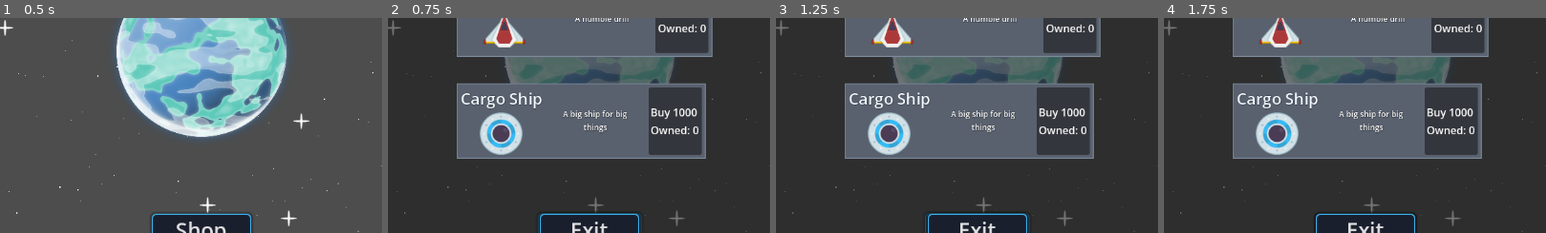
Above: before the commit, frames 1-4 (left to right).
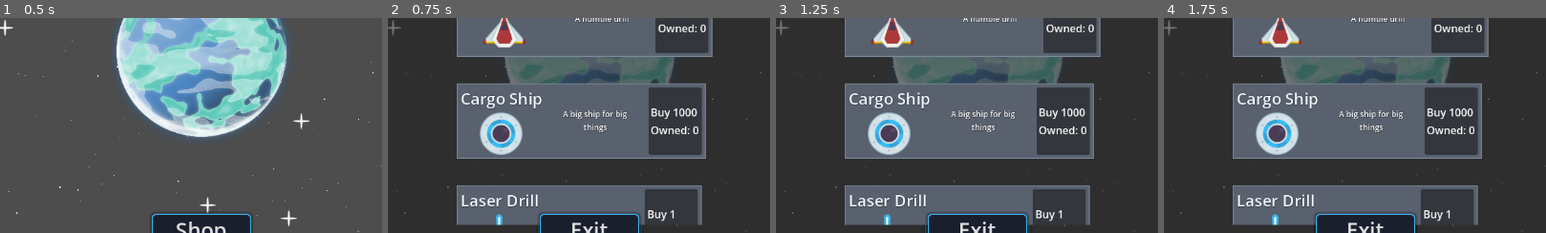
Above: after the commit, the same moments.

Repository: AllanSechrist/Tap
Game: Godot game, scene res://level/sand_box.tscn
Same seed, same stepped clock (60 frames per second), same inputs: the game is played once before the commit and once after it.
Inputs (mouse positions are % of the whole screen's width and height, from its top left):
- Up to frame 1 (0.5 s): no input
- Up to frame 2 (0.75 s): click "Shop" at 0.5 s
- Up to frame 3 (1.25 s): no input
- Up to frame 4 (1.75 s): click (61, 19) at 1.27 s
The pictures show only the part of the screen within x 24-74%, y 42-92%; the shares and areas given below are measured in that part.

Frame 1 is identical in both runs. In frame 2, 8.4% of the frame differs, in the area x 18-83%, y 77-97%; in frame 3, 8.4%; in frame 4, 8.5%.
Error before the commit: Cannot call method 'get_combined_minimum_size' on a null value. (res://items/itemUI/item_card.gd:45)

Commit message:
Add ship manager and ship avatar to game.

Diff:
--- a/Manager/EventBus.gd
+++ b/Manager/EventBus.gd
@@ -12,6 +12,7 @@
 signal update_resource_label(type: ResourceHandler.resource_type, new_value: int)
 signal update_owned_label(item: Item, new_value: int) #pass in item type and amount
 signal update_ore_per_second_label(new_value: int)
+signal update_ship_avatars(ship: Ship, amount: int)
 
 # ------- SHOP -------
 signal toggle_shop_menu()
--- a/Production/production_handler.gd
+++ b/Production/production_handler.gd
@@ -2,6 +2,7 @@
 class_name ProductionHandler
 
 @export var inventory: Dictionary[StringName, int]
+@export var owned_upgrades: Dictionary[StringName, bool]
 @export var tick_rate: float = 1.0
 @export var catalog: ShopCatalog
 
@@ -19,6 +20,9 @@
 
 	for item in catalog.items:
 		item_lookup[item.id] = item
+
+#func apply_upgrades(item: Item, owned_upgrades: Dictionary, alll):
+	#pass
 
 func get_total_production() -> int:
 	var total: int = 0
@@ -52,9 +56,16 @@
 	if item == null or amount <= 0:
 		return
 
-	inventory[item.id] = inventory.get(item.id, 0) + amount
-	Events.update_owned_label.emit(item, inventory[item.id])
-	Events.update_ore_per_second_label.emit(get_total_production())
+	if item is Ship:
+		inventory[item.id] = inventory.get(item.id, 0) + amount
+		Events.update_owned_label.emit(item, inventory[item.id])
+		Events.update_ore_per_second_label.emit(get_total_production())
+		#DEBUG
+		if item.id == "small_ship":
+			Events.update_ship_avatars.emit(item, inventory["small_ship"])
+		#END DEBUG
+	elif item is Upgrade:
+		pass
 
 func _on_remove_item(item: Item, amount: int) -> void:
 	if item == null or amount <= 0:
@@ -62,6 +73,10 @@
 
 	inventory[item.id] = max(0, inventory.get(item.id, 0) - amount)
 
+#DEBUG
 func _unhandled_key_input(event: InputEvent) -> void:
 	if event.is_action_pressed("debug"):
-		Events.perchase_request.emit(item_lookup["small_ship"], 1)
+		print("plus one small drill")
+		inventory["small_ship"] = inventory.get("small_ship", 0) + 1
+		Events.update_ore_per_second_label.emit(get_total_production())
+#END DEBUG
--- /dev/null
+++ b/ShipManager/ship_avatar.gd
@@ -0,0 +1,11 @@
+extends Node2D
+class_name ShipAvatar
+
+@onready var sprite_2d: Sprite2D = $Sprite2D
+var target_position: Vector2
+
+func set_icon(texture: Texture2D) -> void:
+	sprite_2d.texture = texture
+
+func _process(delta: float) -> void:
+	global_position = global_position.lerp(target_position, 6.0 * delta)
--- /dev/null
+++ b/ShipManager/ship_avatar.tscn
@@ -0,0 +1,9 @@
+[gd_scene format=3 uid="uid://cmxxsdylfgdr8"]
+
+[ext_resource type="Script" uid="uid://bb5f10465vs76" path="res://ShipManager/ship_avatar.gd" id="1_f4x7j"]
+
+[node name="ShipAvatar" type="Node2D" unique_id=743189740]
+script = ExtResource("1_f4x7j")
+
+[node name="Sprite2D" type="Sprite2D" parent="." unique_id=389035746]
+scale = Vector2(0.5, 0.5)
--- /dev/null
+++ b/ShipManager/ship_avatar_manager.gd
@@ -0,0 +1,51 @@
+extends Node
+class_name ShipAvatarManager
+
+const SHIP_AVATAR_SCENE := preload("uid://cmxxsdylfgdr8")
+
+@export var planet: Planet
+@export var orbit_radius: float = 150.0
+@export var rotation_speed: float = 0.5
+
+var ships: Array[ShipAvatar]
+var orbit_rotation: float = 0.0
+
+func _ready() -> void:
+	Events.update_ship_avatars.connect(_on_inventory_change)
+
+func _process(delta: float) -> void:
+	orbit_rotation += rotation_speed * delta
+	update_ship_targets()
+
+func add_ship_icon(texture: Texture2D) -> void:
+	var ship = SHIP_AVATAR_SCENE.instantiate() as ShipAvatar
+	add_child(ship)
+	ship.set_icon(texture)
+	ship.global_position = planet.global_position
+	ships.append(ship)
+	update_ship_targets()
+
+func update_ship_targets() -> void:
+	var count := ships.size()
+	if count == 0:
+		return
+
+	for i in range(count):
+		var ship := ships[i]
+		var angle := orbit_rotation + (float(i) / count) * TAU
+		var offset := Vector2.RIGHT.rotated(angle) * orbit_radius
+		ship.target_position = planet.global_position + offset
+
+func _on_inventory_change(ship: Ship, new_amount: int) -> void:
+	var current_amount := ships.size()
+
+	# Add ships
+	if new_amount > current_amount:
+		for i in range(new_amount - current_amount):
+			add_ship_icon(ship.icon)
+
+	# Remove ships
+	elif new_amount < current_amount:
+		for i in range(current_amount - new_amount):
+			var old_ship = ships.pop_back()
+			old_ship.queue_free()
--- /dev/null
+++ b/ShipManager/ship_avatar_manager.tscn
@@ -0,0 +1,6 @@
+[gd_scene format=3 uid="uid://dw00pr3mol1y1"]
+
+[ext_resource type="Script" uid="uid://dguvcvm4egykt" path="res://ShipManager/ship_avatar_manager.gd" id="1_ukwff"]
+
+[node name="ShipAvatarManager" type="Node" unique_id=1873764770]
+script = ExtResource("1_ukwff")
--- a/Shop/Shops/earth/earth.tres
+++ b/Shop/Shops/earth/earth.tres
@@ -1,12 +1,13 @@
 [gd_resource type="Resource" script_class="ShopCatalog" format=3 uid="uid://eowgs1mnq58m"]
 
-[ext_resource type="Script" uid="uid://b4bvyu5ubixtr" path="res://items/item.gd" id="1_wsnj5"]
+[ext_resource type="Script" uid="uid://b4bvyu5ubixtr" path="res://items/item.gd" id="1_mc5gb"]
 [ext_resource type="Resource" uid="uid://cexy6uxhl7xwe" path="res://items/ships/small_ship.tres" id="2_8qhvq"]
 [ext_resource type="Script" uid="uid://c6cixgpy4ljr5" path="res://Shop/shop_catalog.gd" id="2_147yu"]
 [ext_resource type="Resource" uid="uid://dkodq0cl7fwup" path="res://items/ships/mining_drill.tres" id="3_mc5gb"]
 [ext_resource type="Resource" uid="uid://c0kfo8r7tif3w" path="res://items/ships/cargo_ship.tres" id="4_a3h26"]
+[ext_resource type="Resource" uid="uid://w01716uqoh0c" path="res://items/upgrades/laser_drill.tres" id="5_a3h26"]
 
 [resource]
 script = ExtResource("2_147yu")
-items = Array[ExtResource("1_wsnj5")]([ExtResource("2_8qhvq"), ExtResource("3_mc5gb"), ExtResource("4_a3h26")])
+items = Array[ExtResource("1_mc5gb")]([ExtResource("2_8qhvq"), ExtResource("3_mc5gb"), ExtResource("4_a3h26"), ExtResource("5_a3h26")])
 metadata/_custom_type_script = "uid://c6cixgpy4ljr5"
--- a/Shop/shop_handler.gd
+++ b/Shop/shop_handler.gd
@@ -8,6 +8,15 @@
 func _ready() -> void:
 	Events.perchase_request.connect(_on_perchase_request)
 	Events.send_player_resources.connect(_on_player_resources)
+
+func can_buy(item: Item, resources: Dictionary, owned_upgrades: Dictionary) -> bool:
+	if not can_afford(item, resources):
+		return false
+
+	if item is Upgrade:
+		if owned_upgrades.get(item.id, false):
+			return false
+	return true
 
 func can_afford(item: Item, resources: Dictionary) -> bool:
 	for type in item.costs.keys():
@@ -32,7 +41,7 @@
 	pending_item = null
 	pending_amount = 0
 
-	if can_afford(item, resources):
+	if can_buy(item, resources, {}):
 		for type in item.costs.keys():
 			var cost := int(item.costs[type])
 			Events.subtract_resource.emit(type, cost)
--- a/items/item.gd
+++ b/items/item.gd
@@ -11,8 +11,3 @@
 
 @export_category("Economy")
 @export var costs: Dictionary[ResourceHandler.resource_type, int] = {}
-@export var production: Dictionary[ResourceHandler.resource_type, int] = {}
-
-@export_category("Upgrade Flags")
-@export var upgrade := false
-@export var effect_value := 0
--- a/items/itemUI/item_card.gd
+++ b/items/itemUI/item_card.gd
@@ -7,7 +7,7 @@
 @onready var description_label: Label = %DescriptionLabel
 @onready var buy_label: Label = %BuyLabel
 @onready var owned_label: Label = %OwnedLabel
-@onready var button_labels: VBoxContainer = %ButtonLabels
+@onready var button_labels_container: VBoxContainer = %ButtonLabelsContainer
 
 var item: Item
 var amount := 1
@@ -29,9 +29,6 @@
 	update_text(text, "Buy")
 	update_text("Owned: 0", "Owned")
 
-	if item.upgrade:
-		owned_label.visible = false
-
 func update_text(text: String, label_type: String) -> void:
 	if label_type == "Buy":
 		buy_label.text = text
@@ -42,7 +39,7 @@
 		return
 
 	await get_tree().process_frame
-	button_labels.custom_minimum_size = button_labels.get_combined_minimum_size()
+	button_labels_container.custom_minimum_size = button_labels_container.get_combined_minimum_size()
 
 func _on_update_owned_label(update_item: Item, value: int) -> void:
 	if update_item != item:
--- a/items/ships/cargo_ship.tres
+++ b/items/ships/cargo_ship.tres
@@ -1,10 +1,13 @@
-[gd_resource type="Resource" script_class="Item" format=3 uid="uid://c0kfo8r7tif3w"]
+[gd_resource type="Resource" script_class="Ship" format=3 uid="uid://c0kfo8r7tif3w"]
 
 [ext_resource type="Texture2D" uid="uid://b2fmsjlqvge3d" path="res://assets/art/ships/ufoBlue.png" id="1_omoqp"]
-[ext_resource type="Script" uid="uid://b4bvyu5ubixtr" path="res://items/item.gd" id="1_qkm3p"]
+[ext_resource type="Script" uid="uid://ckqisofwv3p3x" path="res://items/ships/ship.gd" id="2_62u3c"]
 
 [resource]
-script = ExtResource("1_qkm3p")
+script = ExtResource("2_62u3c")
+production = Dictionary[int, int]({
+0: 25
+})
 id = &"cargo_ship"
 display_name = "Cargo Ship"
 description = "A big ship for big things"
@@ -12,7 +15,4 @@
 costs = Dictionary[int, int]({
 0: 1000
 })
-production = Dictionary[int, int]({
-0: 25
-})
 metadata/_custom_type_script = "uid://b4bvyu5ubixtr"
--- a/items/ships/mining_drill.tres
+++ b/items/ships/mining_drill.tres
@@ -1,10 +1,13 @@
-[gd_resource type="Resource" script_class="Item" format=3 uid="uid://dkodq0cl7fwup"]
+[gd_resource type="Resource" script_class="Ship" format=3 uid="uid://dkodq0cl7fwup"]
 
-[ext_resource type="Script" uid="uid://b4bvyu5ubixtr" path="res://items/item.gd" id="1_gu338"]
 [ext_resource type="Texture2D" uid="uid://bpsobtvdi30mf" path="res://assets/art/ships/playerShip3_red.png" id="1_ka4sa"]
+[ext_resource type="Script" uid="uid://ckqisofwv3p3x" path="res://items/ships/ship.gd" id="2_0x7li"]
 
 [resource]
-script = ExtResource("1_gu338")
+script = ExtResource("2_0x7li")
+production = Dictionary[int, int]({
+0: 10
+})
 id = &"mining_drill"
 display_name = "Mining Drill"
 description = "A humble drill"
@@ -12,7 +15,4 @@
 costs = Dictionary[int, int]({
 0: 100
 })
-production = Dictionary[int, int]({
-0: 10
-})
 metadata/_custom_type_script = "uid://b4bvyu5ubixtr"
--- /dev/null
+++ b/items/ships/ship.gd
@@ -0,0 +1,5 @@
+extends Item
+class_name Ship
+
+@export_category("Production")
+@export var production: Dictionary[ResourceHandler.resource_type, int] = {}
--- a/items/ships/small_ship.tres
+++ b/items/ships/small_ship.tres
@@ -1,10 +1,13 @@
-[gd_resource type="Resource" script_class="Item" format=3 uid="uid://cexy6uxhl7xwe"]
+[gd_resource type="Resource" script_class="Ship" format=3 uid="uid://cexy6uxhl7xwe"]
 
-[ext_resource type="Script" uid="uid://b4bvyu5ubixtr" path="res://items/item.gd" id="1_v0doh"]
 [ext_resource type="Texture2D" uid="uid://byvoirbwexebk" path="res://assets/art/ships/enemyRed1.png" id="1_yfa1p"]
+[ext_resource type="Script" uid="uid://ckqisofwv3p3x" path="res://items/ships/ship.gd" id="2_f4fsc"]
 
 [resource]
-script = ExtResource("1_v0doh")
+script = ExtResource("2_f4fsc")
+production = Dictionary[int, int]({
+0: 1
+})
 id = &"small_ship"
 display_name = "Small Ship"
 description = "A Small Ship"
@@ -12,7 +15,4 @@
 costs = Dictionary[int, int]({
 0: 25
 })
-production = Dictionary[int, int]({
-0: 1
-})
 metadata/_custom_type_script = "uid://b4bvyu5ubixtr"
--- /dev/null
+++ b/items/upgrades/laser_drill.tres
@@ -0,0 +1,14 @@
+[gd_resource type="Resource" script_class="Upgrade" format=3 uid="uid://w01716uqoh0c"]
+
+[ext_resource type="Texture2D" uid="uid://d4eg3rjlc85sd" path="res://assets/art/lasers/laserBlue01.png" id="1_p4h3c"]
+[ext_resource type="Script" uid="uid://d1xmu4dgi64wo" path="res://items/upgrades/upgrade.gd" id="2_p4h3c"]
+
+[resource]
+script = ExtResource("2_p4h3c")
+id = &"laser_drill"
+display_name = "Laser Drill"
+description = "Do not aim at face."
+icon = ExtResource("1_p4h3c")
+costs = Dictionary[int, int]({
+0: 1
+})
--- a/items/upgrades/small_ship_upgrade_tier_one.tres
+++ /dev/null
@@ -1,17 +0,0 @@
-[gd_resource type="Resource" script_class="Item" format=3 uid="uid://kjq4g0k4h483"]
-
-[ext_resource type="Texture2D" uid="uid://d4eg3rjlc85sd" path="res://assets/art/lasers/laserBlue01.png" id="1_ey8xo"]
-[ext_resource type="Script" uid="uid://b4bvyu5ubixtr" path="res://items/item.gd" id="1_ppjkh"]
-
-[resource]
-script = ExtResource("1_ppjkh")
-id = &"second_drill"
-display_name = "Second Drill"
-description = "A shiny new drill for your ship"
-icon = ExtResource("1_ey8xo")
-costs = Dictionary[int, int]({
-0: 5000
-})
-upgrade = true
-effect_value = 2
-metadata/_custom_type_script = "uid://b4bvyu5ubixtr"
--- /dev/null
+++ b/items/upgrades/upgrade.gd
@@ -0,0 +1,12 @@
+extends Item
+class_name Upgrade
+
+enum EffectType {
+	MULTIPLY,
+	ADD
+}
+
+@export_category("Upgrade Stats")
+@export var target_item_id: StringName
+@export var effect_type: EffectType = EffectType.MULTIPLY
+@export var effect_value: int = 2
--- a/level/sand_box.tscn
+++ b/level/sand_box.tscn
@@ -5,6 +5,7 @@
 [ext_resource type="PackedScene" uid="uid://kgtw23mrxq15" path="res://player stats/player_state.tscn" id="3_imhmf"]
 [ext_resource type="PackedScene" uid="uid://dcjstyi5a1n72" path="res://UI/HUD/HUD.tscn" id="4_imhmf"]
 [ext_resource type="Script" uid="uid://coila3ty1drhn" path="res://UI/ui_manager.gd" id="5_1t3ia"]
+[ext_resource type="PackedScene" uid="uid://dw00pr3mol1y1" path="res://ShipManager/ship_avatar_manager.tscn" id="5_fk025"]
 [ext_resource type="PackedScene" uid="uid://cyldiactu1wrm" path="res://Shop/shop_handler.tscn" id="5_g1ufw"]
 [ext_resource type="PackedScene" uid="uid://ccpetnnq4yrb1" path="res://Shop/ShopUI/shop_ui.tscn" id="7_5nar6"]
 
@@ -19,6 +20,9 @@
 
 [node name="ShopHandler" parent="." unique_id=1164106857 instance=ExtResource("5_g1ufw")]
 
+[node name="ShipAvatarManager" parent="." unique_id=1873764770 node_paths=PackedStringArray("planet") instance=ExtResource("5_fk025")]
+planet = NodePath("../Planet")
+
 [node name="CanvasLayer" type="CanvasLayer" parent="." unique_id=289300718]
 script = ExtResource("5_1t3ia")
 
@@ -27,3 +31,5 @@
 [node name="ShopUI" parent="CanvasLayer" unique_id=1187385405 instance=ExtResource("7_5nar6")]
 visible = false
 mouse_filter = 0
+
+[editable path="PlayerState"]
Not shown, added: ShipManager/ship_avatar.gd.uid
Not shown, added: ShipManager/ship_avatar_manager.gd.uid
Not shown, added: items/ships/ship.gd.uid
Not shown, added: items/upgrades/upgrade.gd.uid
